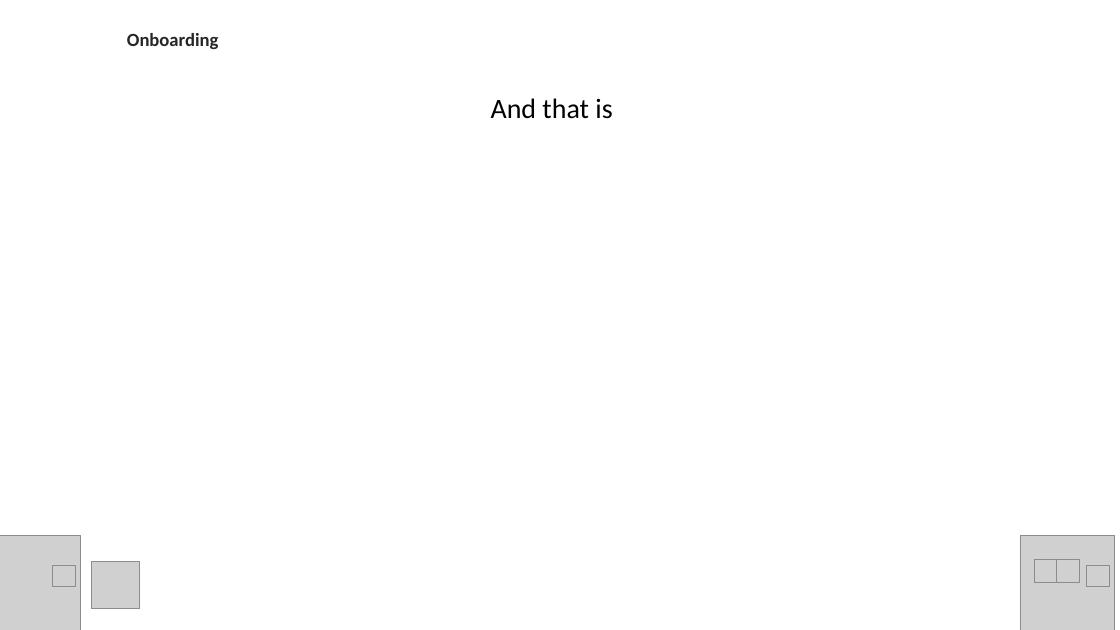
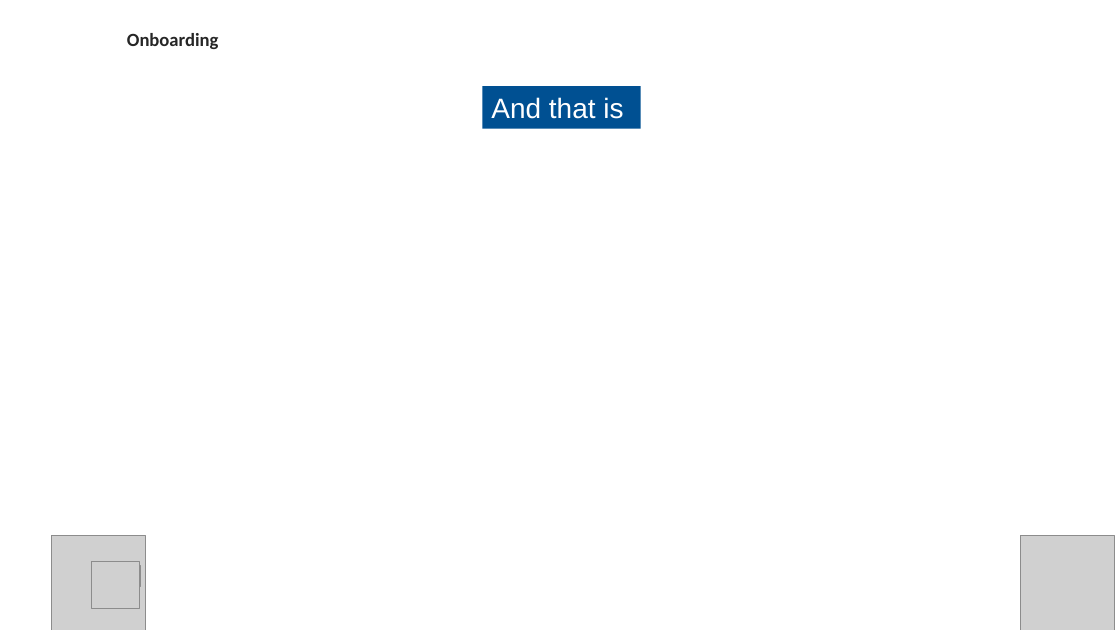
Before and after one commit to DjoolsNL/EersteMaand, a slide deck: slide 35 of A Introductie Voor De Cursist/Eerste Maand Onboarding Kit IT-Line BEE LKQ.pptx (slide 36 before the commit). Drawn at 1120x630 pixels with LibreOffice and Linux fonts; fonts in the diff are those of the drawing; grey boxes stand for pictures; background and template pictures are left out. Boxes give left, top, right and bottom in pixels: in the first picture for what was removed or moved away, otherwise in the second. Text is boxed around its words. In the diff, an @@ line names an element or a change of style, - is before the commit and + after.

```diff
--- a/A Introductie Voor De Cursist/Eerste Maand Onboarding Kit IT-Line BEE LKQ.pptx
+++ b/A Introductie Voor De Cursist/Eerste Maand Onboarding Kit IT-Line BEE LKQ.pptx
@@ rectangle "And that is": place and size @@
-rectangle "And that is" at bbox=[491, 98, 612, 119]
+rectangle "And that is" at bbox=[482, 87, 640, 129]
@@ rectangle "And that is" at bbox=[482, 87, 640, 129]: font Calibri to Arial, text colour #000000 to #FFFFFF; alignment left to centre; vertical alignment top to middle; fill none to #005092 @@
@@ picture: place and size @@
-picture at bbox=[0, 536, 81, 630]
+picture at bbox=[51, 536, 145, 630]
@@ picture: place and size @@
-picture at bbox=[52, 565, 75, 586]
+picture at bbox=[118, 565, 140, 586]
@@ group removed at bbox=[1034, 560, 1109, 586]: 4 pictures @@
```
Also in this commit, not shown: 33 other slides changed, 2 slides added, 3 slides removed, 3 other files.
